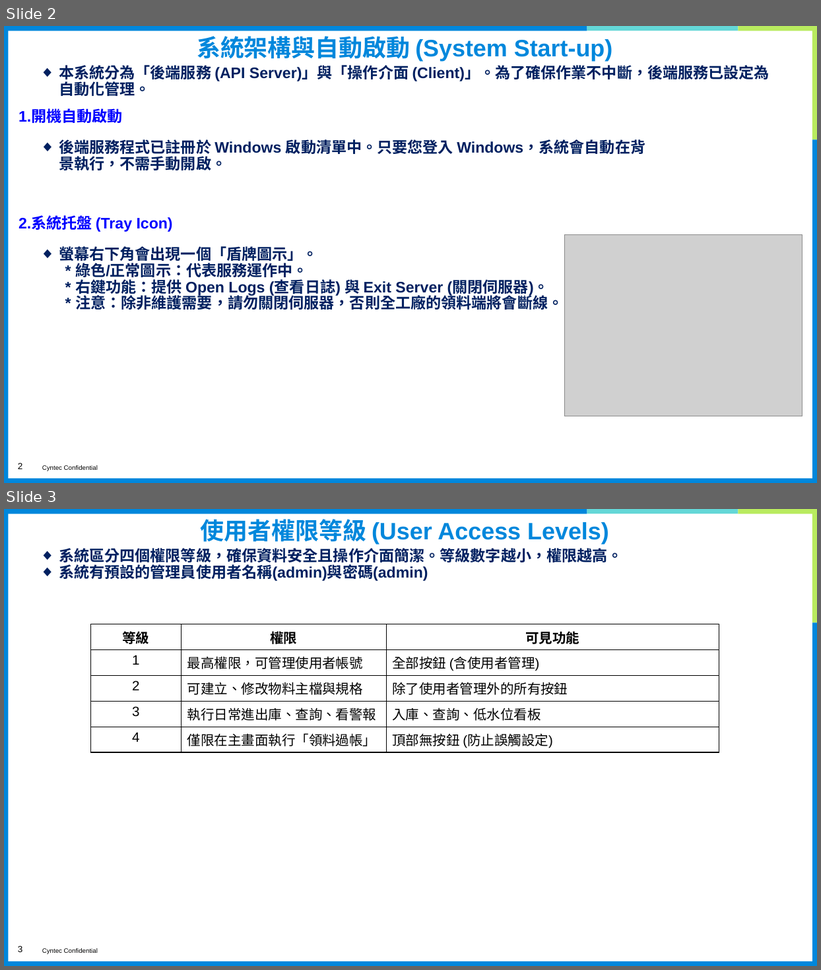
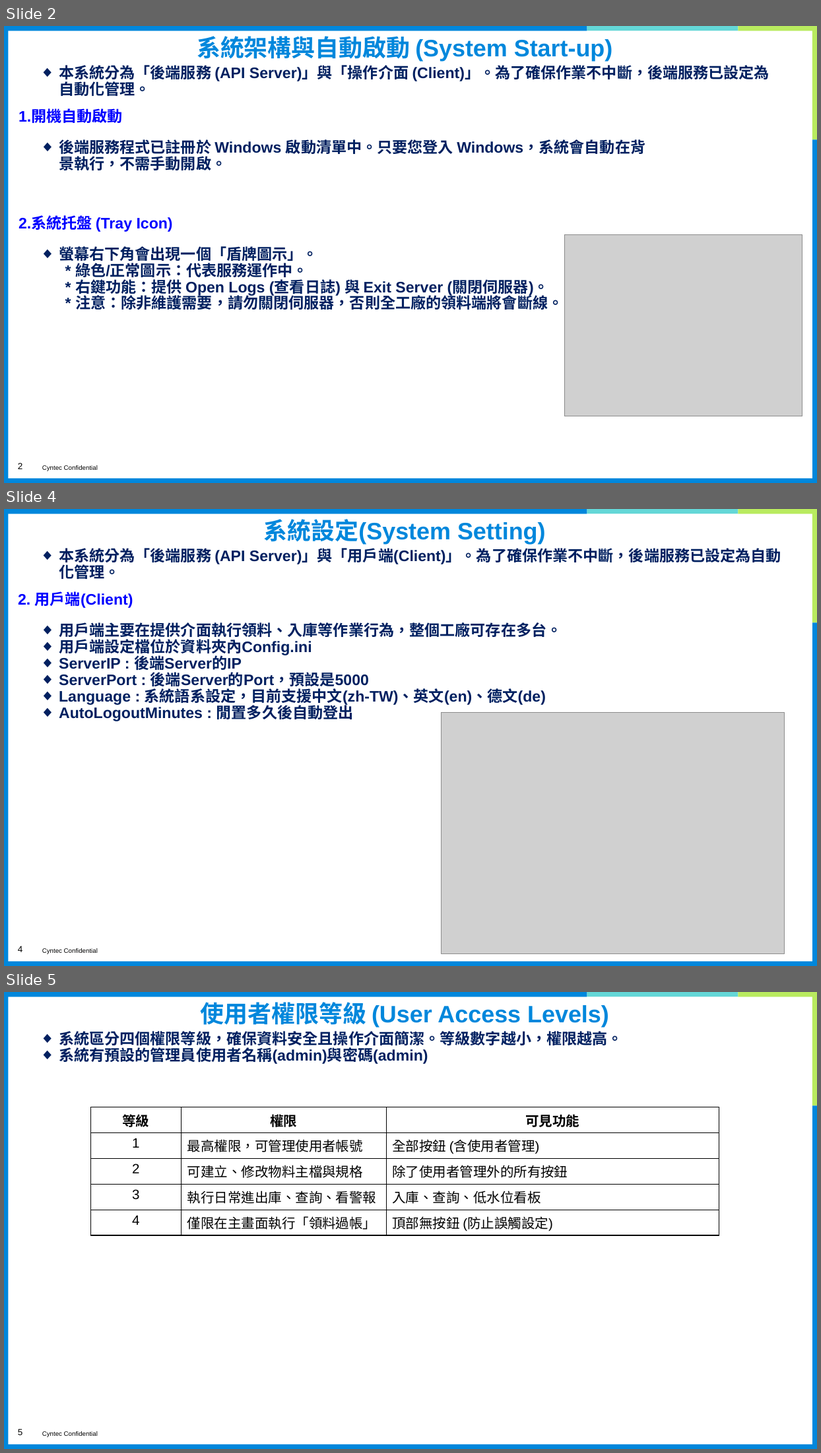
Before and after one commit to eHsuan/PartsManager, a slide deck: doc/使用說明(中文).pptx. Shown one above the other, each under a label of ours: slides 2 and 3 before the commit, slides 2, 4 and 5 after it; the slides between them are not shown. The pictures are 821x970 and 821x1453 pixels, drawn with LibreOffice and Linux fonts; fonts in the diff are those of the drawing; grey boxes stand for pictures; background and template pictures are left out. Boxes give left, top, right and bottom in pixels: in the first picture for what was removed or moved away, otherwise in the second. Text is boxed around its words. In the diff, an @@ line names an element or a change of style, - is before the commit and + after.

```diff
--- a/doc/使用說明(中文).pptx
+++ b/doc/使用說明(中文).pptx
@@ slide 4 added at (x1=4, y1=509, x2=817, y2=966), background #FFFFFF; not listed: 8 template elements that a slide beside it also shows @@
@@ title added at (x1=264, y1=519, x2=546, y2=545), 28 pt, text #0087DC, bold @@
+系統設定(System Setting)
@@ text added at (x1=59, y1=548, x2=781, y2=579), 18 pt, text #002060, bold @@
+◆ 本系統分為「後端服務 (API Server)」與「用戶端(Client)」。為了確保作業不中斷，後端服務已設定為自動化管理。
@@ text added at (x1=18, y1=591, x2=133, y2=608), 18 pt, text #0000FF, bold @@
+2. 用戶端(Client)
@@ text added at (x1=59, y1=623, x2=562, y2=722), 18 pt, text #002060, bold @@
+◆ 用戶端主要在提供介面執行領料、入庫等作業行為，整個工廠可存在多台。
+◆ 用戶端設定檔位於資料夾內Config.ini
+◆ ServerIP : 後端Server的IP
+◆ ServerPort : 後端Server的Port，預設是5000
+◆ Language : 系統語系設定，目前支援中文(zh-TW)、英文(en)、德文(de)
+◆ AutoLogoutMinutes : 閒置多久後自動登出
@@ picture added at (x1=442, y1=713, x2=785, y2=954) @@
@@ what was slide 3 is now slide 5 @@
@@ page number at (x1=18, y1=1429, x2=22, y2=1436): text changed @@
-3
+5
```
Also in this commit, not shown: 5 slides changed, 2 other slides added, 19 other files.
